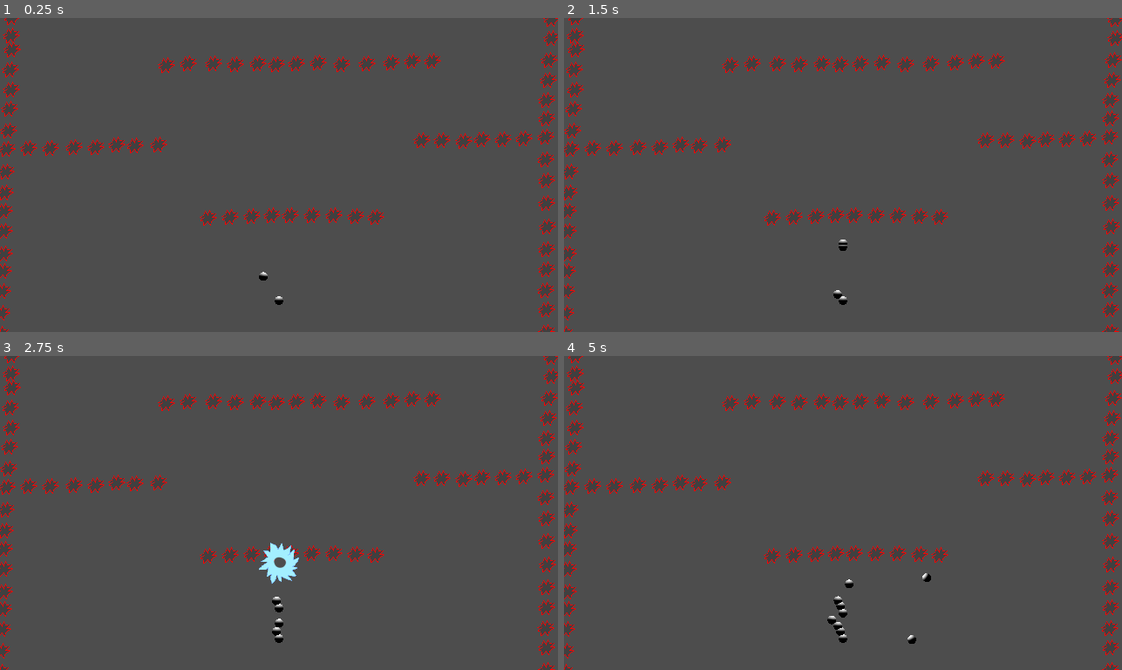
Above: before the commit, frames 1-4 (two rows, left to right).
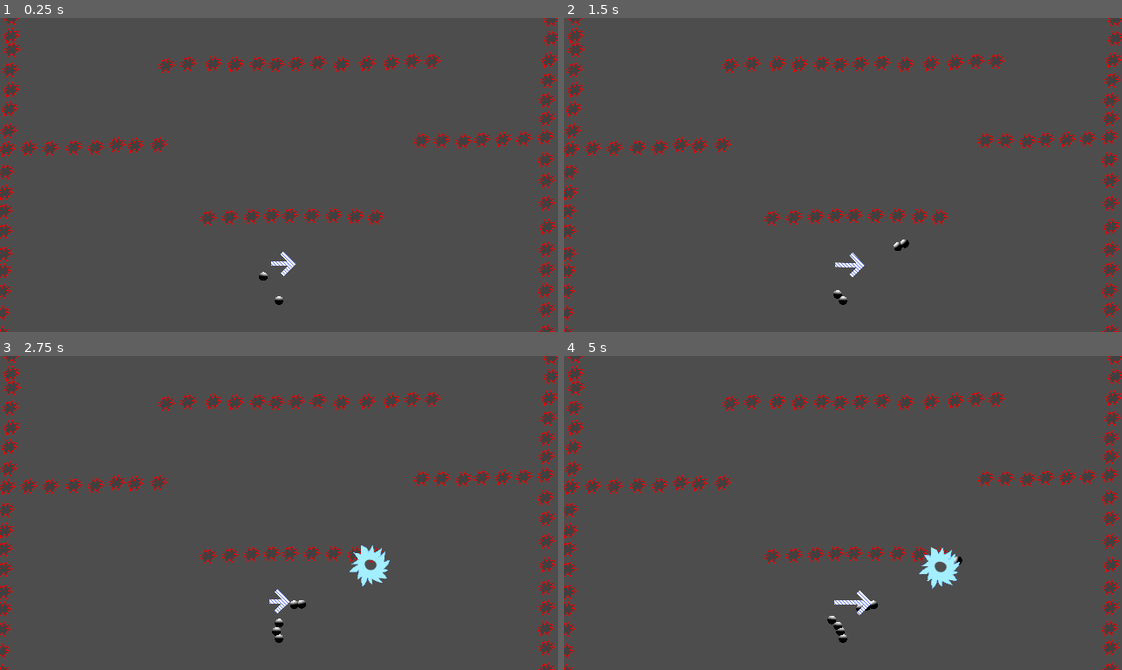
Above: after the commit, the same moments.

Repository: Raattis/ggj25
Game: Godot game, scene res://riku/maailma.tscn
Two runs of this game, one before a commit and one after it. Both use one fixed random seed, a clock stepped at 60 frames per second and the inputs below. The engine's default icon, where the game draws it, is replaced by a stand-in: a white triangle on a blue panel in a dark square.
Inputs (mouse positions are in pixels of both pictures, inside the frame that each line leads up to):
- Up to frame 1 (0.25 s): no input
- Up to frame 2 (1.5 s): move the mouse to (965, 159) at 0.52 s; hold Space (launch) 0.53-1.28 s; move the mouse to (731, 190) at 1.27 s; tap Middle mouse button (move_camera) at 1.35 s
- Up to frame 3 (2.75 s): move the mouse to (334, 443) at 2.02 s; press the mouse at (334, 443) at 2.03 s
- Up to frame 4 (5 s): move the mouse to (815, 575) at 2.77 s; release the mouse at (815, 575) at 2.78 s; tap Space (launch) at 2.85 s; move the mouse to (1010, 560) at 3.52 s; hold Middle mouse button (move_camera) 3.53-4.28 s; move the mouse to (675, 465) at 4.27 s; click (675, 465) at 4.35 s

The runs differ from the first frame. In frame 1, 0.1% of the frame differs, in the area x 48-54%, y 74-83%; in frame 2, 0.2%; in frame 3, 1.2%, in the area x 46-70%, y 59-82%; in frame 4, 0.9%.

Commit message:
Nyt on nuolia
tempit vielä kaupan päälle!

Diff:
--- a/godot-project/riku/maailma.tscn
+++ b/godot-project/riku/maailma.tscn
@@ -8,6 +8,7 @@
 [ext_resource type="PackedScene" uid="uid://dagu8ijc37k04" path="res://riku/death_plane.tscn" id="5_1f6c8"]
 [ext_resource type="PackedScene" uid="uid://c1iba0jrj8j7w" path="res://riku/win_plane.tscn" id="6_1f6c8"]
 [ext_resource type="PackedScene" uid="uid://pibjdynkpeer" path="res://vesa/poks.tscn" id="8_w20kg"]
+[ext_resource type="PackedScene" uid="uid://c6xc05f84igpk" path="res://vesa/virtanen.tscn" id="9_3c7bh"]
 
 [node name="maailma" type="Node2D"]
 
@@ -261,7 +262,7 @@
 scale = Vector2(1, 5.53272)
 
 [node name="win_plane" parent="." instance=ExtResource("6_1f6c8")]
-position = Vector2(594, -391)
+position = Vector2(368, -105)
 scale = Vector2(10, 1)
 
 [node name="uusi_kupla" type="Node2D" parent="."]
@@ -277,4 +278,17 @@
 visible = false
 position = Vector2(572, 590)
 
+[node name="death_plane3" parent="." instance=ExtResource("5_1f6c8")]
+position = Vector2(-71, 322)
+scale = Vector2(1, 5.53272)
+
+[node name="death_plane4" parent="." instance=ExtResource("5_1f6c8")]
+position = Vector2(373, -202)
+scale = Vector2(24.1192, 0.469113)
+
+[node name="vittu viratanne" parent="." instance=ExtResource("9_3c7bh")]
+position = Vector2(331, 280)
+scale = Vector2(0.1, 0.1)
+suunta = Vector2(1000, 0)
+
 [connection signal="body_entered" from="cluster" to="cluster" method="_on_body_entered"]
--- /dev/null
+++ b/godot-project/vesa/virtanen.gd
@@ -0,0 +1,27 @@
+extends Area2D
+
+@export var suunta:= Vector2(0,0);;;;
+
+var kuplat:Array[Cluster]
+
+var passed_time = 0
+
+func virtaus(delta):
+	pass
+
+
+func _physics_process(delta: float) -> void:
+	for kupla in kuplat:
+		kupla.apply_force(suunta);
+
+func _process(delta: float):
+	pass
+
+func _on_body_entered(body: Node2D) -> void:
+	kuplat.append(body as Cluster);
+	pass # Replace with function body.
+
+
+func _on_body_exited(body: Node2D) -> void:
+	kuplat.erase(body)
+	pass # Replace with function body.
--- /dev/null
+++ b/godot-project/vesa/virtanen.tscn
@@ -0,0 +1,27 @@
+[gd_scene load_steps=5 format=3 uid="uid://c6xc05f84igpk"]
+
+[ext_resource type="Texture2D" uid="uid://dec3wglbl30n4" path="res://vesa/flow.png" id="1_jt0u4"]
+[ext_resource type="Script" uid="uid://cjlx7nsip62f6" path="res://vesa/virtanen.gd" id="2_ay0yp"]
+[ext_resource type="Script" uid="uid://of275ws8cnp6" path="res://vesa/virtausanime.gd" id="2_miv4y"]
+
+[sub_resource type="RectangleShape2D" id="RectangleShape2D_miv4y"]
+size = Vector2(458, 280)
+
+[node name="the virtanen" type="Area2D"]
+collision_layer = 0
+collision_mask = 2
+script = ExtResource("2_ay0yp")
+suunta = Vector2(10, 0)
+
+[node name="CollisionShape2D" type="CollisionShape2D" parent="."]
+position = Vector2(2, 13)
+shape = SubResource("RectangleShape2D_miv4y")
+
+[node name="virtausanime" type="Sprite2D" parent="."]
+texture = ExtResource("1_jt0u4")
+hframes = 2
+vframes = 2
+script = ExtResource("2_miv4y")
+
+[connection signal="body_entered" from="." to="." method="_on_body_entered"]
+[connection signal="body_exited" from="." to="." method="_on_body_exited"]
--- /dev/null
+++ b/godot-project/vesa/virtausanime.gd
@@ -0,0 +1,14 @@
+extends Sprite2D
+
+var passed_time = 0
+var tää_frame_ollu_pääl_nin_pitkää = 0
+var frameDuration = 0.2;
+func _process(delta: float):
+	if(tää_frame_ollu_pääl_nin_pitkää > frameDuration):
+		tää_frame_ollu_pääl_nin_pitkää = 0;
+		if(frame == 3):
+			frame = 0
+		else:
+			frame+=1;;;
+	tää_frame_ollu_pääl_nin_pitkää +=delta;
+	passed_time += delta;;;
Not shown: 1 places in godot-project/riku/maailma.tscn that only renumber resources
Binary file added: godot-project/vesa/flow.png
Not shown, added: godot-project/vesa/flow.png.import
Not shown, added: godot-project/vesa/virtanen.gd.uid
Not shown, added: godot-project/vesa/virtausanime.gd.uid
Not shown, added: godot-project/vesa/virtanen.tscn12865318021.tmp
Not shown, added: godot-project/vesa/virtanen.tscn12927308945.tmp
Not shown, added: godot-project/vesa/virtanen.tscn12939559066.tmp
Not shown, added: godot-project/vesa/virtanen.tscn12953994878.tmp
Not shown, added: godot-project/vesa/virtanen.tscn12966687635.tmp
Not shown, added: godot-project/vesa/virtanen.tscn12974563935.tmp
Not shown, added: godot-project/vesa/virtanen.tscn12981820555.tmp
(and 2 more such lines)
